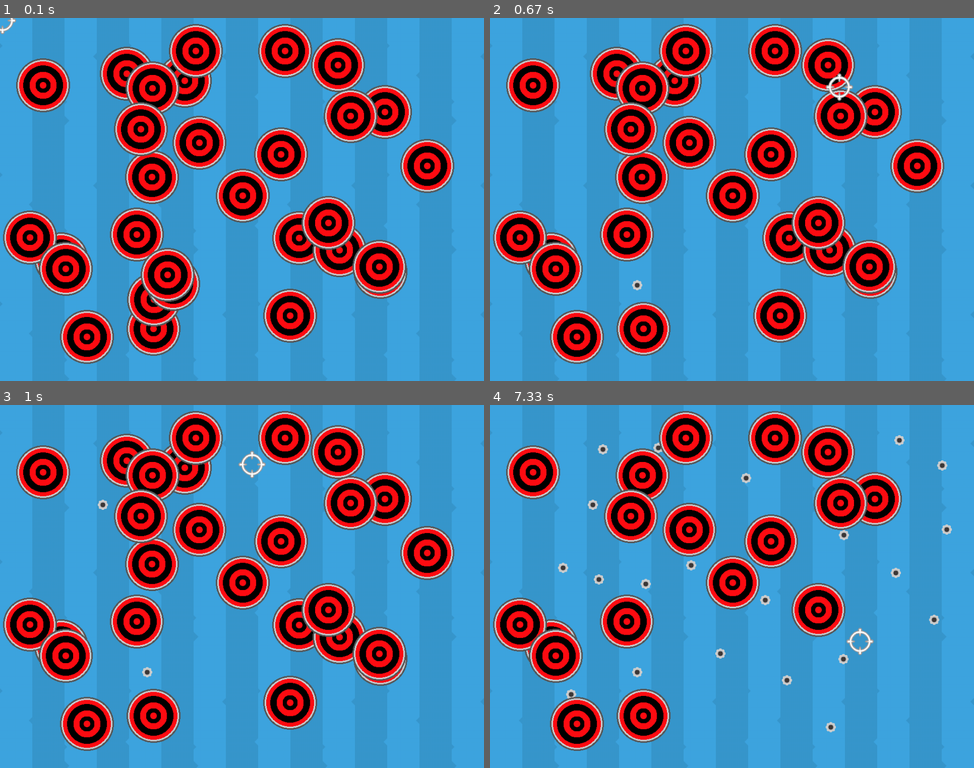
Above: before the commit, frames 1-4 (two rows, left to right).
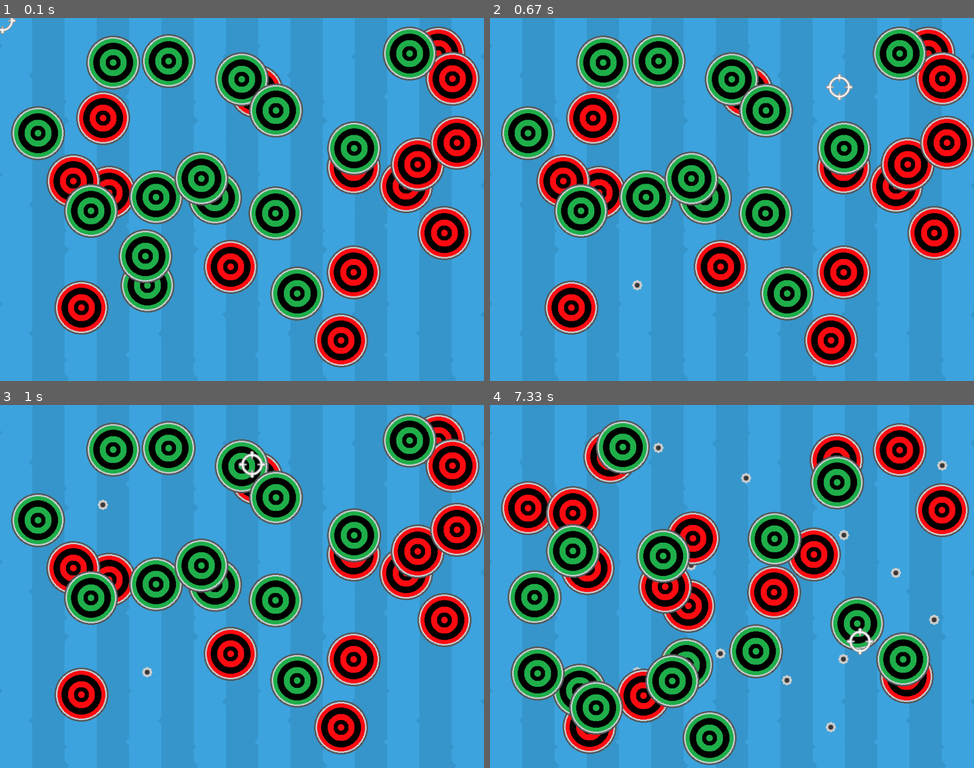
Above: after the commit, the same moments.

Repository: AmaralVinicius/pygame-tutorials
Game: pygame game, started from shooter (Sprites e Groups)/main.py
The game is run twice, just before and just after one commit, with the same random seed, the same clock (stepped at 60 frames per second) and the same inputs.
Inputs (mouse positions are in pixels of both pictures, inside the frame that each line leads up to):
- Up to frame 1 (0.1 s): no input
- Up to frame 2 (0.67 s): press the mouse at (635, 282) at 0.37 s; move the mouse to (736, 184) at 0.47 s; release the mouse at (838, 86) at 0.6 s
- Up to frame 3 (1 s): press the mouse at (101, 503) at 0.7 s; move the mouse to (179, 484) at 0.8 s; release the mouse at (251, 463) at 0.93 s
- Up to frame 4 (7.33 s): press the mouse at (644, 582) at 1.03 s; move the mouse to (649, 651) at 1.13 s; release the mouse at (649, 724) at 1.27 s; press the mouse at (843, 659) at 1.37 s; move the mouse to (872, 669) at 1.47 s; release the mouse at (901, 680) at 1.6 s; press the mouse at (596, 579) at 1.7 s; move the mouse to (635, 648) at 1.8 s; release the mouse at (669, 713) at 1.93 s; press the mouse at (572, 695) at 2.03 s; move the mouse to (678, 586) at 2.13 s; release the mouse at (785, 481) at 2.27 s; press the mouse at (693, 564) at 2.37 s; move the mouse to (635, 640) at 2.47 s; release the mouse at (586, 720) at 2.6 s; press the mouse at (765, 601) at 2.7 s; move the mouse to (678, 604) at 2.8 s; release the mouse at (596, 608) at 2.93 s; press the mouse at (601, 448) at 3.03 s; move the mouse to (702, 503) at 3.13 s; release the mouse at (799, 553) at 3.27 s; press the mouse at (785, 680) at 3.37 s; move the mouse to (761, 691) at 3.47 s; release the mouse at (736, 702) at 3.6 s; press the mouse at (901, 441) at 3.7 s; move the mouse to (770, 448) at 3.8 s; release the mouse at (640, 459) at 3.93 s; press the mouse at (722, 651) at 4.03 s; move the mouse to (804, 615) at 4.13 s; release the mouse at (886, 579) at 4.27 s; press the mouse at (746, 477) at 4.37 s; move the mouse to (654, 590) at 4.47 s; release the mouse at (562, 706) at 4.6 s; press the mouse at (940, 466) at 4.7 s; move the mouse to (746, 546) at 4.8 s; release the mouse at (552, 630) at 4.93 s; press the mouse at (843, 535) at 5.03 s; move the mouse to (780, 564) at 5.13 s; release the mouse at (717, 597) at 5.27 s; press the mouse at (896, 571) at 5.37 s; move the mouse to (775, 604) at 5.47 s; release the mouse at (659, 633) at 5.6 s; press the mouse at (562, 568) at 5.7 s; move the mouse to (625, 590) at 5.8 s; release the mouse at (688, 608) at 5.93 s; press the mouse at (944, 528) at 6.03 s; move the mouse to (901, 542) at 6.13 s; release the mouse at (853, 553) at 6.27 s; press the mouse at (659, 448) at 6.37 s; move the mouse to (669, 535) at 6.47 s; release the mouse at (678, 626) at 6.6 s; press the mouse at (828, 728) at 6.7 s; move the mouse to (867, 680) at 6.8 s; release the mouse at (901, 637) at 6.93 s; press the mouse at (935, 619) at 7.03 s; move the mouse to (896, 630) at 7.13 s; release the mouse at (857, 640) at 7.27 s

The runs differ from the first frame. In frame 1, 54% of the frame differs, in the area x 0-100%, y 1-97%; in frame 2, 52%; in frame 3, 51%; in frame 4, 45%.

Commit message:
Shooter - update

Diff:
--- a/shooter (Sprites e Groups)/main.py
+++ b/shooter (Sprites e Groups)/main.py
@@ -27,23 +27,21 @@
 
 # Crosshair class
 class Crosshair(pygame.sprite.Sprite):
-    def __init__(self, image, target_group):
+    def __init__(self, image, targets_group):
         super().__init__()
         self.image = image
         self.rect = self.image.get_rect()
         self.gunshoot = pygame.mixer.Sound('assets/gunshoot.ogg')
         self.release = True
-        self.crosshair_group = None
-        self.target_group = target_group
+        self.targets_groups = targets_group
 
     def shoot(self):
+        # Som e criação do tiro
         self.gunshoot.play()
-        shotmark_group.add(ShotMark(shotmark_image, self.rect.center))
-        for target in pygame.sprite.groupcollide(self.target_group, self.crosshair_group,False, False):
-            if target.rect.collidepoint(self.rect.center):
-                target.kill()
+        shots_group.add(Shot(shot_image, self.rect.center, self.targets_groups))
 
     def update(self):
+        # Controle de criação de tiros com cliques únicos do mouse
         self.crosshair_group = self.groups()[0]
         self.rect.center = pygame.mouse.get_pos()
         self.shooted = False
@@ -55,67 +53,63 @@
         if not pygame.mouse.get_pressed()[0]:
             self.released = True
 
-# ShotMark class
-class ShotMark(pygame.sprite.Sprite):
-    def __init__(self, image, pos):
+# Shot class
+class Shot(pygame.sprite.Sprite):
+    def __init__(self, image, pos, targets_groups):
         super().__init__()
         self.image = image
         self.rect = self.image.get_rect()
         self.rect.center = pos
         self.created_time = pygame.time.get_ticks()
+        self.targets_groups = targets_groups
+        self.collisionable = True
 
     def update(self):
         self.current_time = pygame.time.get_ticks()
 
+        # Identificação, colisão e exclusão do alvo
+        if self.collisionable:
+            for group in self.targets_groups:
+                for target in pygame.sprite.spritecollide(self, group,False):
+                    self.collisionable = False
+                    target.kill()
+
+        # Deleta tiro se após 10 segundos
         if self.current_time - self.created_time >= 10000:
             self.kill()
 
-# GameManager class
-class GameManager():
-    def __init__(self, red_targets_group, crosshair_group, shotmark_group):
-        self.red_targets_group = red_targets_group
-        self.crosshair_group = crosshair_group
-        self.shotmark_group = shotmark_group
+# Gerar Alvos
+def generate_targets(red_targets_group, green_targets_group, amount):
+    # Limpa os grupos dos alvos
+    red_targets_group.empty()
+    green_targets_group.empty()
 
-    def  run_game(self):
+    # Gera alvos
+    for i in range(1, amount + 1):
+        if i % 2:
+            red_targets_group.add(Target(red_target_image, (random.randint(0, screen_width - red_target_image.get_width()), random.randint(0, screen_height - red_target_image.get_height()))))
+        else:
+            green_targets_group.add(Target(green_target_image, (random.randint(0, screen_width - green_target_image.get_width()), random.randint(0, screen_height - green_target_image.get_height()))))
 
-        if self.red_targets_group.__len__() == 0:
-            for i in range(30):
-                pos_x = random.randrange(0, screen_width - target_image.get_width())
-                pos_y = random.randrange(0, screen_height - target_image.get_height())
-                targets_group.add(Target(target_image, (pos_x, pos_y)))
+# Red Targets
+red_target_image = pygame.image.load('assets/red_target.png').convert()
+red_target_image.set_colorkey((255, 255, 255))
+red_targets_group = pygame.sprite.Group()
 
-        self.shotmark_group.update()
-        self.shotmark_group.draw(screen)
-
-        self.red_targets_group.update()
-        self.red_targets_group.draw(screen)
-
-        self.crosshair_group.update()
-        self.crosshair_group.draw(screen)
-
-
-# Targets
-target_image = pygame.image.load('assets/target.png').convert()
-target_image.set_colorkey((255, 255, 255))
-targets_group = pygame.sprite.Group()
-for i in range(30):
-    pos_x = random.randrange(0, screen_width - target_image.get_width())
-    pos_y = random.randrange(0, screen_height - target_image.get_height())
-    targets_group.add(Target(target_image, (pos_x, pos_y)))
+# Green Targets
+green_target_image = pygame.image.load('assets/green_target.png').convert()
+green_target_image.set_colorkey((255, 255, 255))
+green_targets_group = pygame.sprite.Group()
 
 # Crosshair
 crosshair_image = pygame.image.load('assets/mouse.png').convert()
 crosshair_image.set_colorkey((0, 0, 0))
-crosshair_group = pygame.sprite.GroupSingle(Crosshair(crosshair_image, targets_group))
+crosshair_group = pygame.sprite.GroupSingle(Crosshair(crosshair_image, (red_targets_group, green_targets_group)))
 
-# ShotMark
-shotmark_image = pygame.image.load('assets/shotmark.png').convert()
-shotmark_image.set_colorkey((255, 255, 255))
-shotmark_group = pygame.sprite.Group()
-
-# GameManager
-game_manager = GameManager(targets_group, crosshair_group, shotmark_group)
+# Shot
+shot_image = pygame.image.load('assets/shotmark.png').convert()
+shot_image.set_colorkey((255, 255, 255))
+shots_group = pygame.sprite.Group()
 
 # Loop principal
 while run:
@@ -130,7 +124,19 @@
         for height in range(int(screen_height / background.get_height() + 1)):
             screen.blit(background, (background.get_width() * width, background.get_height() * height))
 
-    game_manager.run_game()
+    # Draw e Update dos grupos
+    shots_group.update()
+    shots_group.draw(screen)
+    red_targets_group.draw(screen)
+    green_targets_group.draw(screen)
+    crosshair_group.update()
+    crosshair_group.draw(screen)
+
+    # Gera novos alvos e desativa colisão dos tiros restantes na tela
+    if red_targets_group.__len__() == 0:
+        for shot in shots_group:
+            shot.collisionable = False
+        generate_targets(red_targets_group, green_targets_group, 30)
 
     # Update da tela de jogo
     clock.tick(60)
Binary file added: shooter (Sprites e Groups)/assets/green_target.png
Renamed: shooter (Sprites e Groups)/assets/target.png -> shooter (Sprites e Groups)/assets/red_target.png
